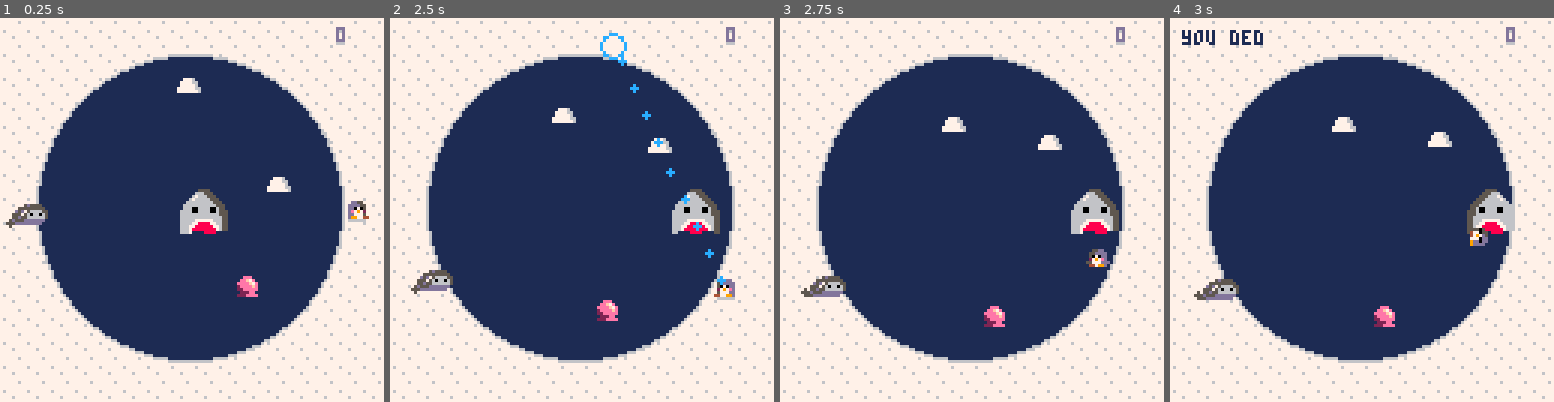
Above: before the commit, frames 1-4 (left to right).
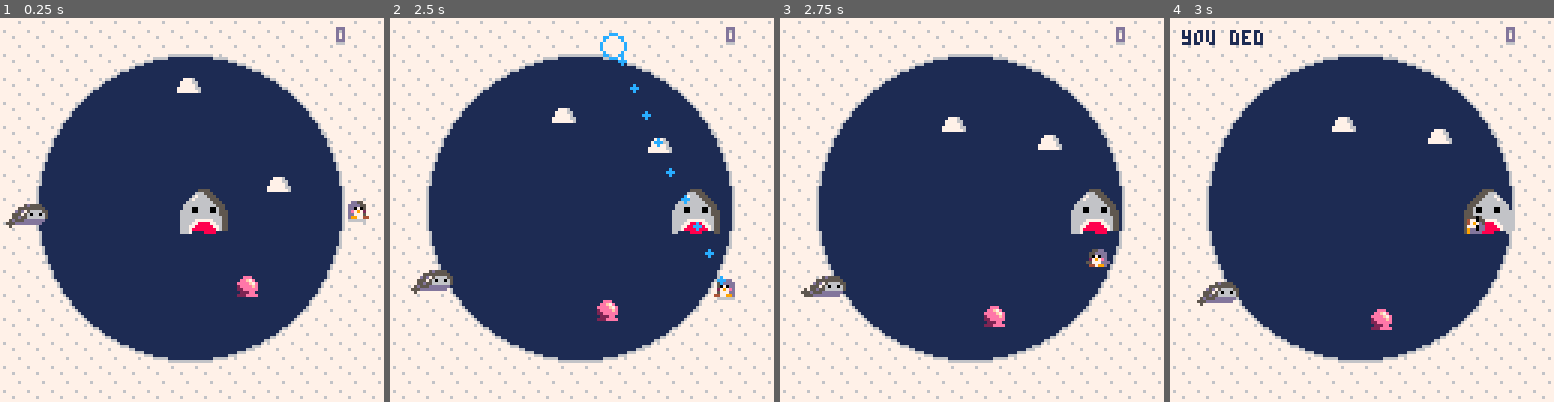
Above: after the commit, the same moments.

Repository: phwebi/loop-n-scoop
Game: PICO-8 cartridge not_frogger.p8
Same seed, same stepped clock (60 frames per second), same inputs: the game is played once before the commit and once after it.
Inputs:
- Up to frame 1 (0.25 s): no input
- Up to frame 2 (2.5 s): tap X (X key) at 0.33, 1.07, 1.85 s; tap O (Z key) at 0.7, 1.7, 2.1 s; hold Right 1.6-2.1 s; hold Up 2.15-2.42 s; hold Right from 2.47 s (still down)
- Up to frame 3 (2.75 s): keep holding Right; tap O (Z key) at 2.5 s
- Up to frame 4 (3 s): keep holding Right; tap O (Z key) at 2.9 s; tap X (X key) at 2.97 s

Frames 1-3 are identical in both runs. In frame 4, 1.4% of the frame differs, in the area x 6-90%, y 28-82%.

Commit message:
pixel based collision detection

Diff:
--- a/not_frogger.p8
+++ b/not_frogger.p8
@@ -107,10 +107,6 @@
 
   if min_a < 0 then min_a = min_a + 1 end
   if max_a > 1 then max_a = max_a - 1 end
-
-  printh('p.aim: ' .. p.aim)
-  printh('max: ' .. max_a)
-  printh('min: ' .. min_a)
 
   if max_a > min_a then
     if p.aim > max_a then
@@ -465,23 +461,66 @@
 end
 
 function collide(o1, o2)
-  w1_offset = position_offset(o1.w)
-  h1_offset = position_offset(o1.h)
-  w2_offset = position_offset(o2.w)
-  h2_offset = position_offset(o2.h)
-
-  local l = max(o1.x - w1_offset, o2.x - w2_offset)
-  local r = min(o1.x + w1_offset, o2.x + w2_offset)
-  local t = max(o1.y - h1_offset, o2.y - h2_offset)
-  local b = min(o1.y + h1_offset, o2.y + h2_offset)
-
-  -- they overlapped if the area of intersection is greater than 0
-  if l < r and t < b then
-    return true
-  end
-
-	return false
-end
+  return collide_pixel(o1, o2, o2.x - o1.x, o2.y - o1.y)
+end
+
+function collide_pixel(o1,o2,xoff,yoff)
+  local sh1 = sprite_sheet_coord(o1.sprite)
+  local sh2 = sprite_sheet_coord(o2.sprite)
+
+  local a = nil
+  local b = nil
+  local colcount = 0
+
+  local xstart = 0
+  local xend = 7
+  local ystart = 0
+  local yend = 7
+  local x1off = 0
+  local x2off = 0
+  local y1off = 0
+  local y2off = 0
+
+  -- narrow range of collision test based on offset of two sprites
+  if(xoff > 0) then
+   xend = 7-xoff
+   x1off = xoff
+  elseif(xoff < 0) then
+   xend = 7+xoff
+   x2off = -xoff
+  end
+  if(yoff > 0) then
+   yend = 7-yoff
+   y1off = yoff
+  elseif(yoff < 0) then
+   yend = 7+yoff
+   y2off = -yoff
+  end
+
+  for x=xstart,xend do
+   for y=ystart,yend do
+    a = sget(sh1.x+x+x1off,
+     sh1.y+y+y1off)
+    b = sget(sh2.x+x+x2off,
+     sh2.y+y+y2off)
+
+    -- transparent color is 12
+    if(a!=12 and b!=12) then
+     colcount += 1
+    end
+   end
+  end
+
+  return colcount > 0
+ end
+
+ -- return object with x,y pixel coords on sprite sheet of given sprite number
+ function sprite_sheet_coord(sprite)
+  local sh = {}
+  sh.x = (sprite%16)*8
+  sh.y = flr(sprite/16)*8
+  return sh
+ end
 
 __gfx__
 0000000077777777ccceeeccccc999cccccdddccccc444cccccfffccccc333ccccc888cc00000000000000000000000000033000000000000000000000000000
